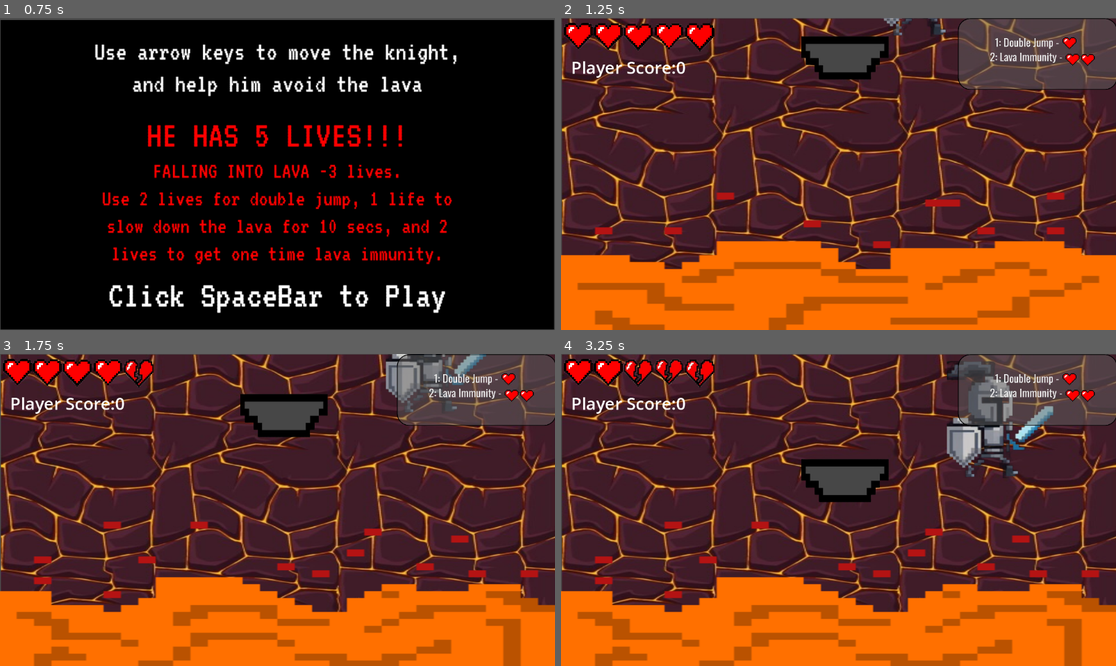
Above: before the commit, frames 1-4 (two rows, left to right).
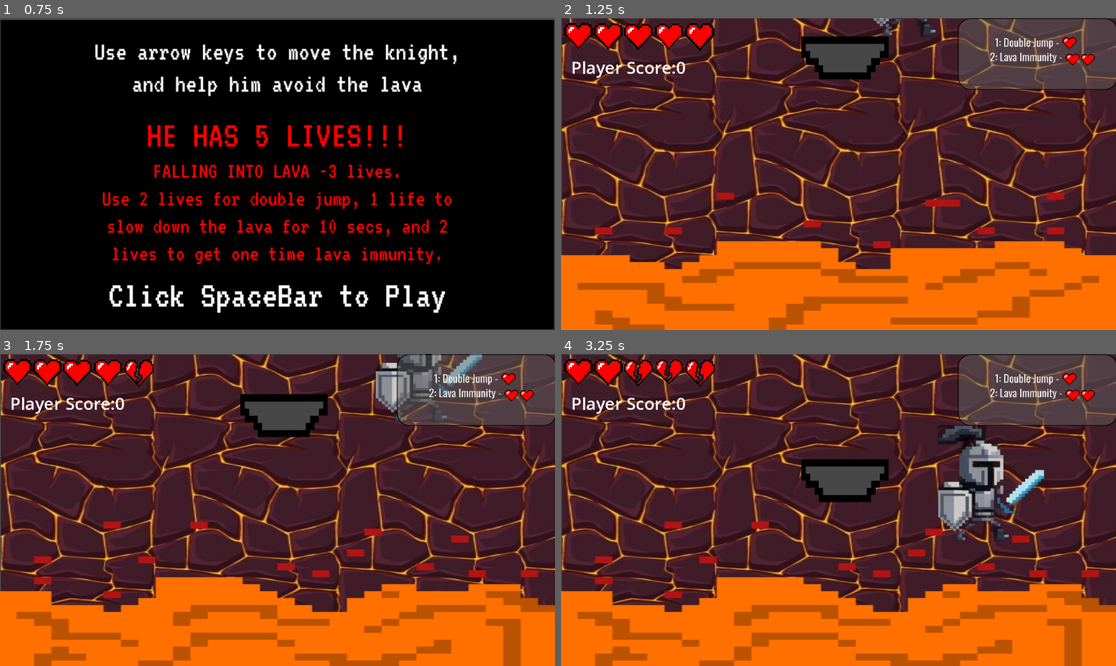
Above: after the commit, the same moments.

Repository: sgcoder123/The_Last_Climb
Game: Godot game, scene res://intro.tscn
The game is run twice, just before and just after one commit, with the same random seed, the same clock (stepped at 60 frames per second) and the same inputs.
Inputs:
- Up to frame 1 (0.75 s): tap Enter at 0.5 s; hold Right (ui_right) from 0.53 s (still down); tap Space at 0.6 s
- Up to frame 2 (1.25 s): keep holding Right (ui_right); tap Space at 0.77, 1.07 s
- Up to frame 3 (1.75 s): keep holding Right (ui_right); tap 1 at 1.35 s; tap Space at 1.52, 1.55 s
- Up to frame 4 (3.25 s): tap Space at 1.82, 2.3, 2.85, 3.02 s; release Right (ui_right) at 2.03 s; hold Left (ui_left) 2.03-2.78 s; hold 2 2.03-2.78 s; hold Right (ui_right) from 2.78 s (still down)

Frame 1 is identical in both runs. In frame 2, 0.3% of the frame differs, in the area x 56-70%, y 0-6%; in frame 3, 1.6%; in frame 4, 5.1%, in the area x 67-89%, y 2-61%.

Commit message:
Double jump tweaks and death change

Diff:
--- a/dead.tscn
+++ b/dead.tscn
@@ -1,10 +1,12 @@
-[gd_scene load_steps=2 format=3 uid="uid://dywffugbpca2h"]
+[gd_scene load_steps=3 format=3 uid="uid://dywffugbpca2h"]
 
-[ext_resource type="Texture2D" uid="uid://bye1k2abesqt4" path="res://IMG_0038.jpeg" id="1_8f3xj"]
+[ext_resource type="Texture2D" uid="uid://bupldnddutxfg" path="res://IMG_0038 2.jpeg" id="1_8f3xj"]
+[ext_resource type="Script" uid="uid://bcy1jnpisea46" path="res://img_00382.gd" id="2_unegr"]
 
-[node name="Node2D" type="Node2D"]
+[node name="Dead" type="Node2D"]
 
-[node name="Img0038" type="Sprite2D" parent="."]
-position = Vector2(613, 323)
-scale = Vector2(1.6202672, 1.557971)
+[node name="Img00382" type="Sprite2D" parent="."]
+position = Vector2(602, 324)
+scale = Vector2(1.8559322, 1.5617433)
 texture = ExtResource("1_8f3xj")
+script = ExtResource("2_unegr")
--- /dev/null
+++ b/img_00382.gd
@@ -0,0 +1,16 @@
+extends Sprite2D
+
+
+# Called when the node enters the scene tree for the first time.
+func _ready() -> void:
+	pass # Replace with function body.
+
+
+# Called every frame. 'delta' is the elapsed time since the previous frame.
+func _process(delta: float) -> void:
+	pass
+
+func _input(event: InputEvent) -> void:
+	if event is InputEventKey and event.pressed:
+		match event.keycode:
+			KEY_SPACE: get_tree().change_scene_to_file("res://main.tscn")
--- a/main.gd
+++ b/main.gd
@@ -48,6 +48,7 @@
 		clone.set_duration(duration)
 
 	add_child(clone)
+	duration -= 1
 
 func _on_timer_timeout() -> void:
 	newplatform()
@@ -59,13 +60,13 @@
 			player.position.y = 0
 			player.velocity.y = 0
 			return
-
 		hearts = max(0, hearts - 3)
 		update_hearts_ui()
-
-		player.position.y = 0
-		player.velocity.y = 0
-
+		if hearts >= 1:
+			player.position.y = 0
+			player.velocity.y = 0
+		if hearts == 0:
+			get_tree().change_scene_to_file("res://dead.tscn")
 func _input(event):
 	if event is InputEventKey and event.pressed:
 		match event.keycode:
@@ -76,7 +77,6 @@
 				player.lava_immunity = true
 
 		update_hearts_ui()
-
 func update_hearts_ui():
 	for i in range(5):
 		heart_nodes[i].visible = hearts > i
--- a/main.tscn
+++ b/main.tscn
@@ -86,7 +86,7 @@
 position = Vector2(596, 44.000008)
 
 [node name="Player" parent="." instance=ExtResource("6_7mycd")]
-position = Vector2(630, -123)
+position = Vector2(609, -123)
 
 [node name="Timer" type="Timer" parent="."]
 wait_time = 3.65
--- a/player.gd
+++ b/player.gd
@@ -18,7 +18,10 @@
 func _physics_process(delta: float) -> void:
 	# Add the gravity.
 	if not is_on_floor():
-		velocity += get_gravity() * delta
+		if double_jump_enabled:
+			velocity += Vector2(0, 650) * delta
+		else:
+			velocity += get_gravity() * delta
 
 	# Handle jump.
 	if Input.is_action_just_pressed("ui_up"):
--- a/player.tscn
+++ b/player.tscn
@@ -4,7 +4,7 @@
 [ext_resource type="Script" uid="uid://bwtl3cjbmd6cj" path="res://player.gd" id="1_onrkg"]
 
 [sub_resource type="RectangleShape2D" id="RectangleShape2D_onrkg"]
-size = Vector2(148.69492, 241.5)
+size = Vector2(115.76253, 214.5)
 
 [node name="Player" type="CharacterBody2D"]
 position = Vector2(73.99999, -41)
@@ -12,10 +12,10 @@
 script = ExtResource("1_onrkg")
 
 [node name="CollisionShape2D" type="CollisionShape2D" parent="."]
-position = Vector2(-39.419098, 0.75)
+position = Vector2(-22.952885, 14.25)
 shape = SubResource("RectangleShape2D_onrkg")
 
 [node name="Knight10" type="Sprite2D" parent="."]
-position = Vector2(0.99795914, 1.5258789e-05)
-scale = Vector2(0.7935109, 0.73787874)
+position = Vector2(0.99795914, 0.87500775)
+scale = Vector2(0.7935109, 0.7325758)
 texture = ExtResource("1_4flbx")
Binary file added: IMG_0038 2.jpeg
Not shown, changed: IMG_0038 2.jpeg.import
Binary file removed: IMG_0038.jpeg
Not shown, added: img_00382.gd.uid
